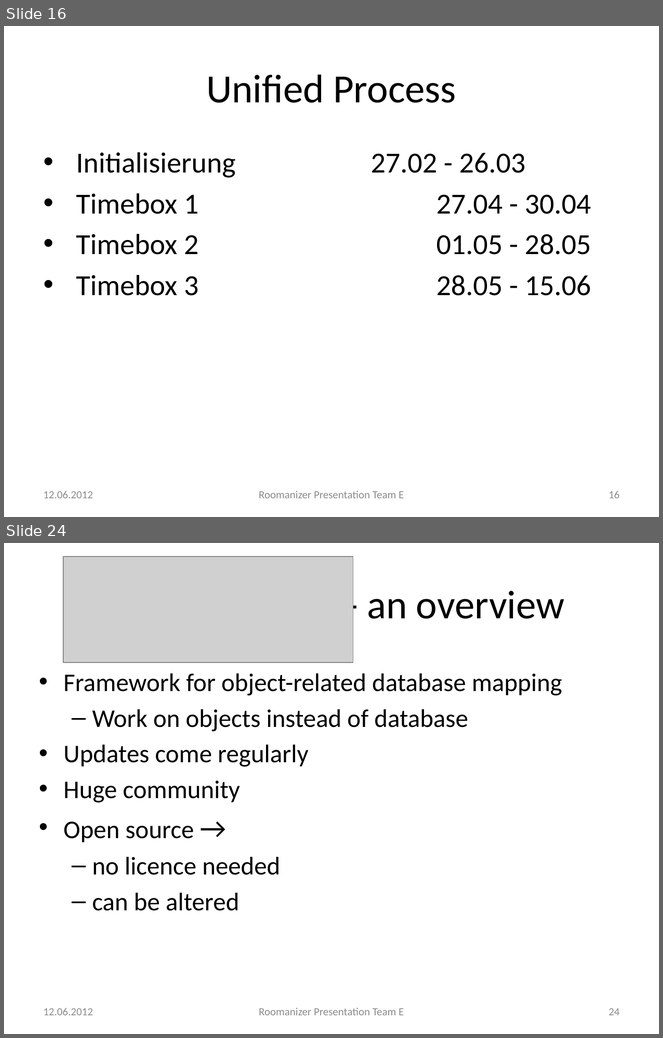
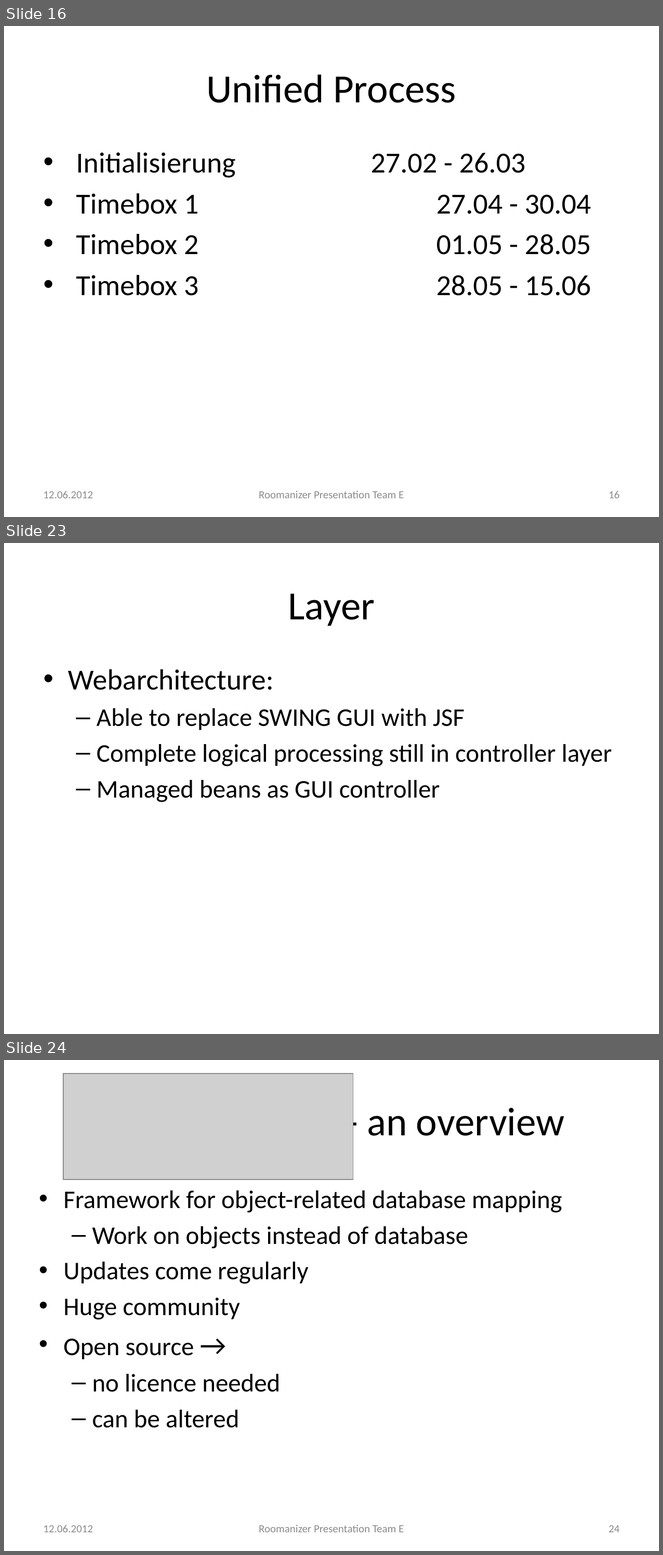
Before and after one commit to markusmo/HotelSoftware, a slide deck: Documentation/Praesentation/PresentationRoomanizer.pptx. Shown one above the other, each under a label of ours: slides 16 and 24 before the commit, slides 16, 23 and 24 after it; the slides between them are not shown. The pictures are 663x1038 and 663x1555 pixels, drawn with LibreOffice and Linux fonts; fonts in the diff are those of the drawing; grey boxes stand for pictures. Boxes give left, top, right and bottom in pixels: in the first picture for what was removed or moved away, otherwise in the second. Text is boxed around its words. In the diff, an @@ line names an element or a change of style, - is before the commit and + after.

```diff
--- a/Documentation/Praesentation/PresentationRoomanizer.pptx
+++ b/Documentation/Praesentation/PresentationRoomanizer.pptx
@@ slide 23 added at (4,543,659,1034), background #FFFFFF @@
@@ title added at (288,593,375,626), 44 pt, text #000000 @@
+Layer
@@ text added at (68,669,612,802), 28 pt, text #000000 @@
+• Webarchitecture:
+  – Able to replace SWING GUI with JSF
+  – Complete logical processing still in controller layer
+  – Managed beans as GUI controller
```
Also in this commit, not shown: 6 slides changed, 1 other slide added, 2 slides removed.
